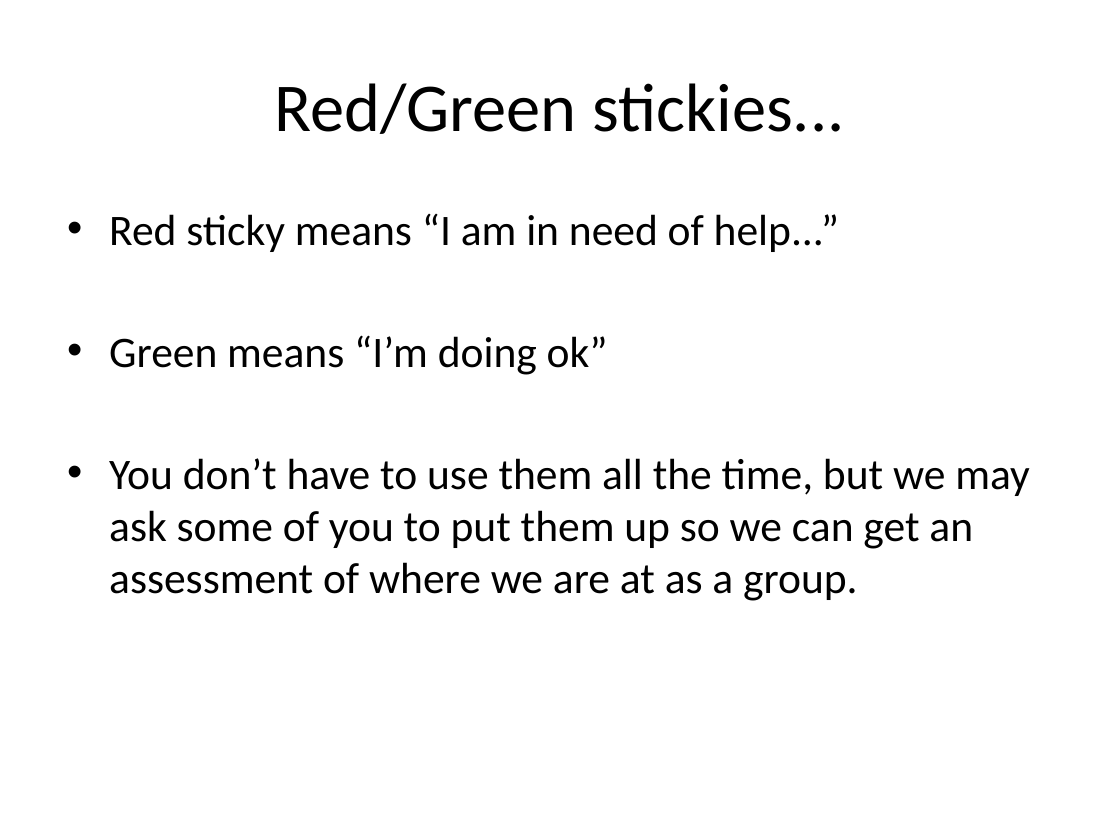
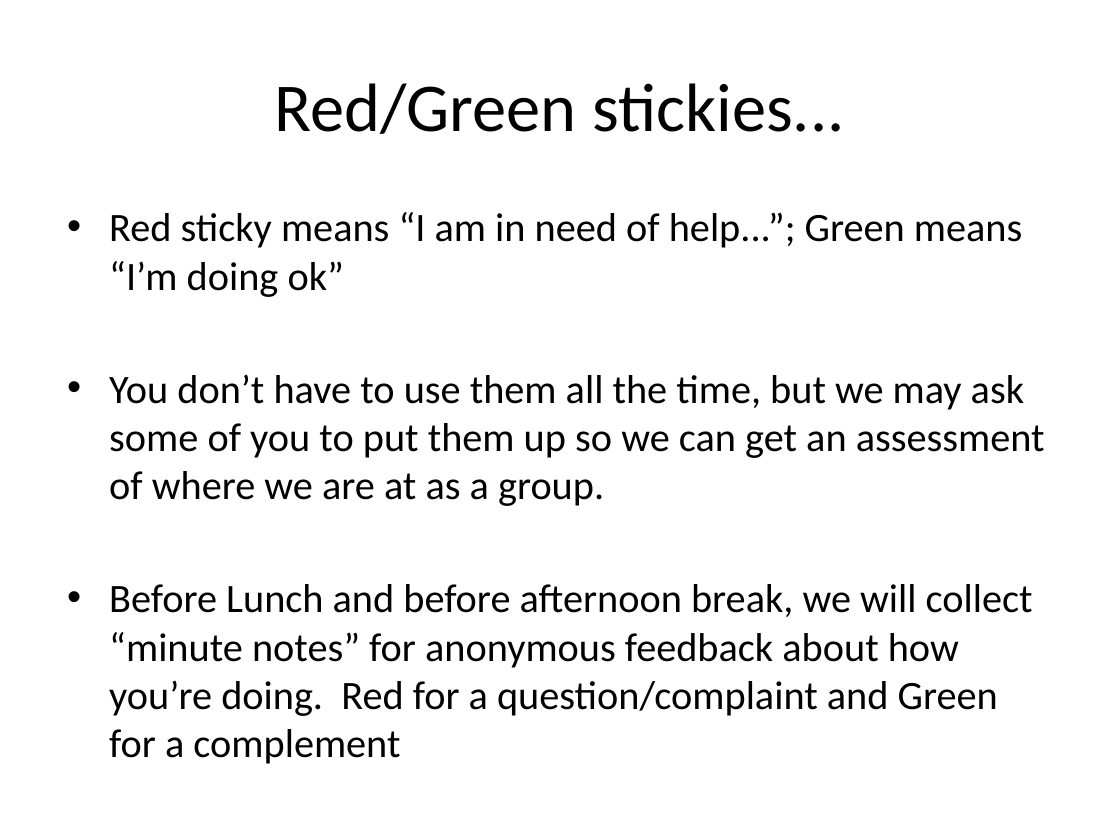
Before and after one commit to edamame-course/docs, a slide deck: slide 15 of extra/Presentations/2015-06-22-AM_Ashley_WelcomeLecture.pptx (slide 14 before the commit). Drawn at 1120x840 pixels with LibreOffice and Linux fonts; fonts in the diff are those of the drawing. Boxes give left, top, right and bottom in pixels: in the first picture for what was removed or moved away, otherwise in the second. Text is boxed around its words. In the diff, an @@ line names an element or a change of style, - is before the commit and + after.

```diff
--- a/extra/Presentations/2015-06-22-AM_Ashley_WelcomeLecture.pptx
+++ b/extra/Presentations/2015-06-22-AM_Ashley_WelcomeLecture.pptx
@@ text at (x1=109, y1=212, x2=1022, y2=297): text changed; size 28 to 25.9 pt @@
-• Red sticky means “I am in need of help...”
-• Green means “I’m doing ok”
+• Red sticky means “I am in need of help...”; Green means “I’m doing ok”
@@ text at (x1=109, y1=374, x2=1045, y2=506): size 28 to 25.9 pt in "You don’t have to use them all ..." @@
@@ text at (x1=109, y1=584, x2=1033, y2=764): paragraph added @@
+• Before Lunch and before afternoon break, we will collect “minute notes” for anonymous feedback about how you’re doing. Red for a question/complaint and Green for a complement
```
Also in this commit, not shown: 13 other slides changed, 3 slides added, 1 slide removed, 1 other file.
